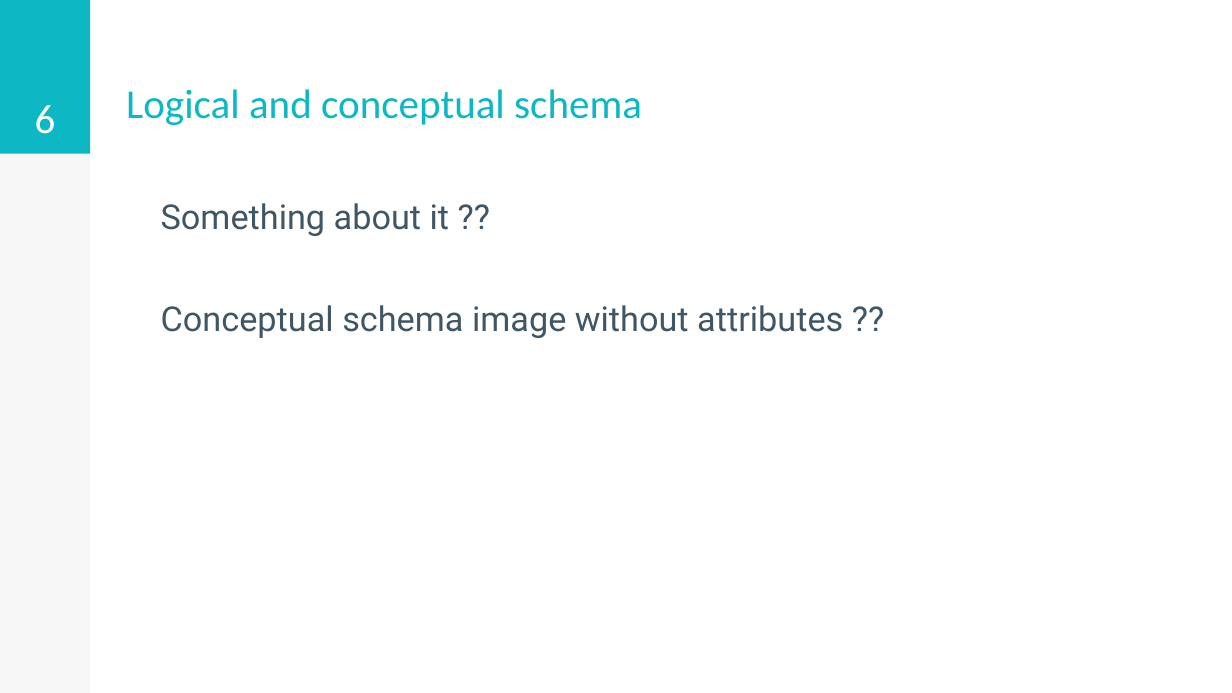
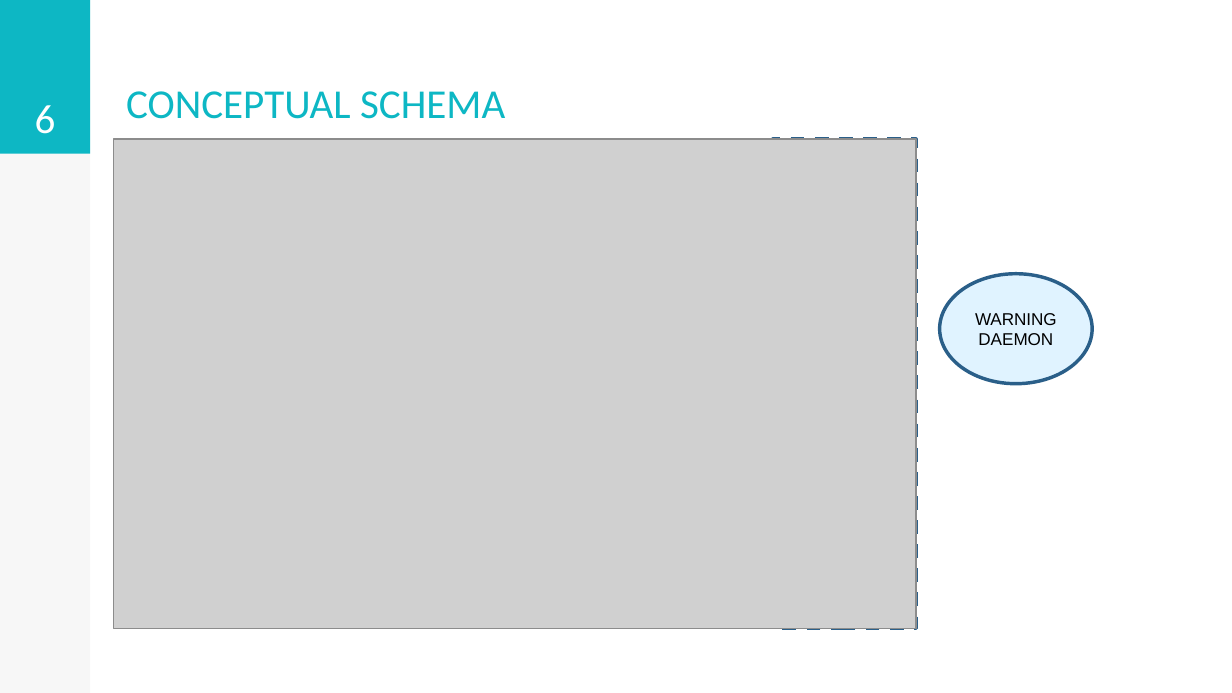
Before and after one commit to stefano-rebora/ADM_Project_2017-2018, a slide deck: slide 6 of documents/project_presentation.pptx. Drawn at 1232x693 pixels with LibreOffice and Linux fonts; fonts in the diff are those of the drawing; grey boxes stand for pictures. Boxes give left, top, right and bottom in pixels: in the first picture for what was removed or moved away, otherwise in the second. Text is boxed around its words. In the diff, an @@ line names an element or a change of style, - is before the commit and + after.

```diff
--- a/documents/project_presentation.pptx
+++ b/documents/project_presentation.pptx
@@ title at [126,91,505,119]: text changed @@
-Logical and conceptual schema
+CONCEPTUAL SCHEMA
@@ picture added at [113,139,915,628] @@
@@ rectangle added at [772,139,915,628], fill #E0F3FF, outline #2B5F8A 2 pt dashed @@
@@ text removed at [161,203,843,338] @@
-Something about it ??
-Conceptual schema image without attributes ??
@@ ellipse added at [940,274,1093,383], fill #E0F3FF, outline #2B5F8A 2 pt, 10 pt, text #000000 @@
+WARNING
+DAEMON
```
Also in this commit, not shown: 2 other slides changed.
